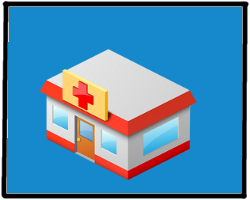
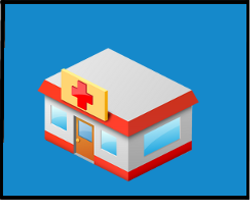
Layer changes from the first 250x200 image to the second:
painted on "Wklejona warstwa" over <box>0,0,250,200</box>
painted on "Apteka.png" over <box>0,0,250,200</box>
